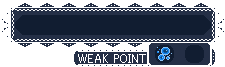
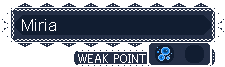
Two versions of the same layered image (225x67). Layer-by-layer changes:
renamed "Pasted Layer" to "Miria", showed it, moved it above "BG", painted on it over [22, 19, 56, 31]
